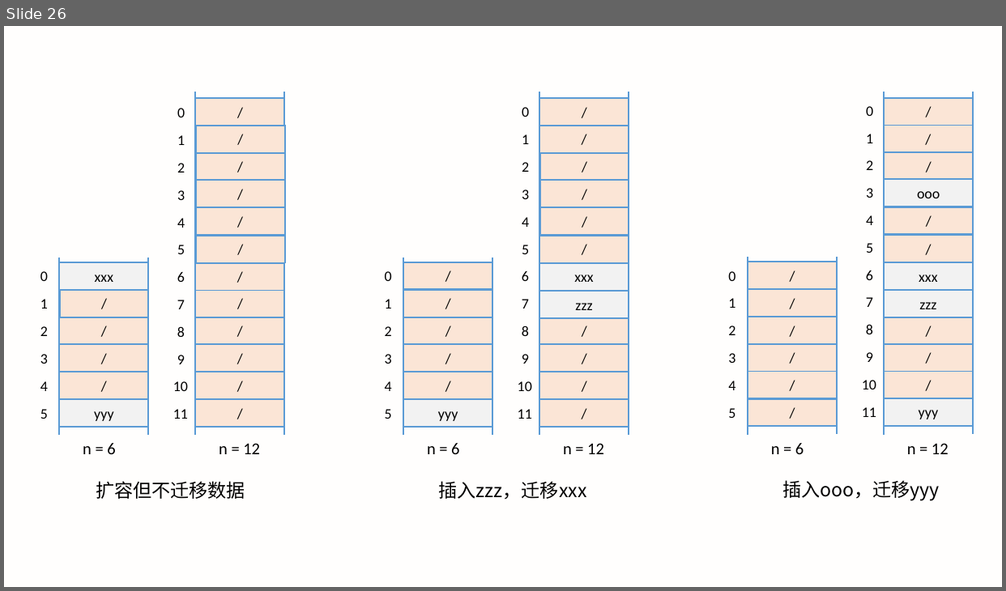
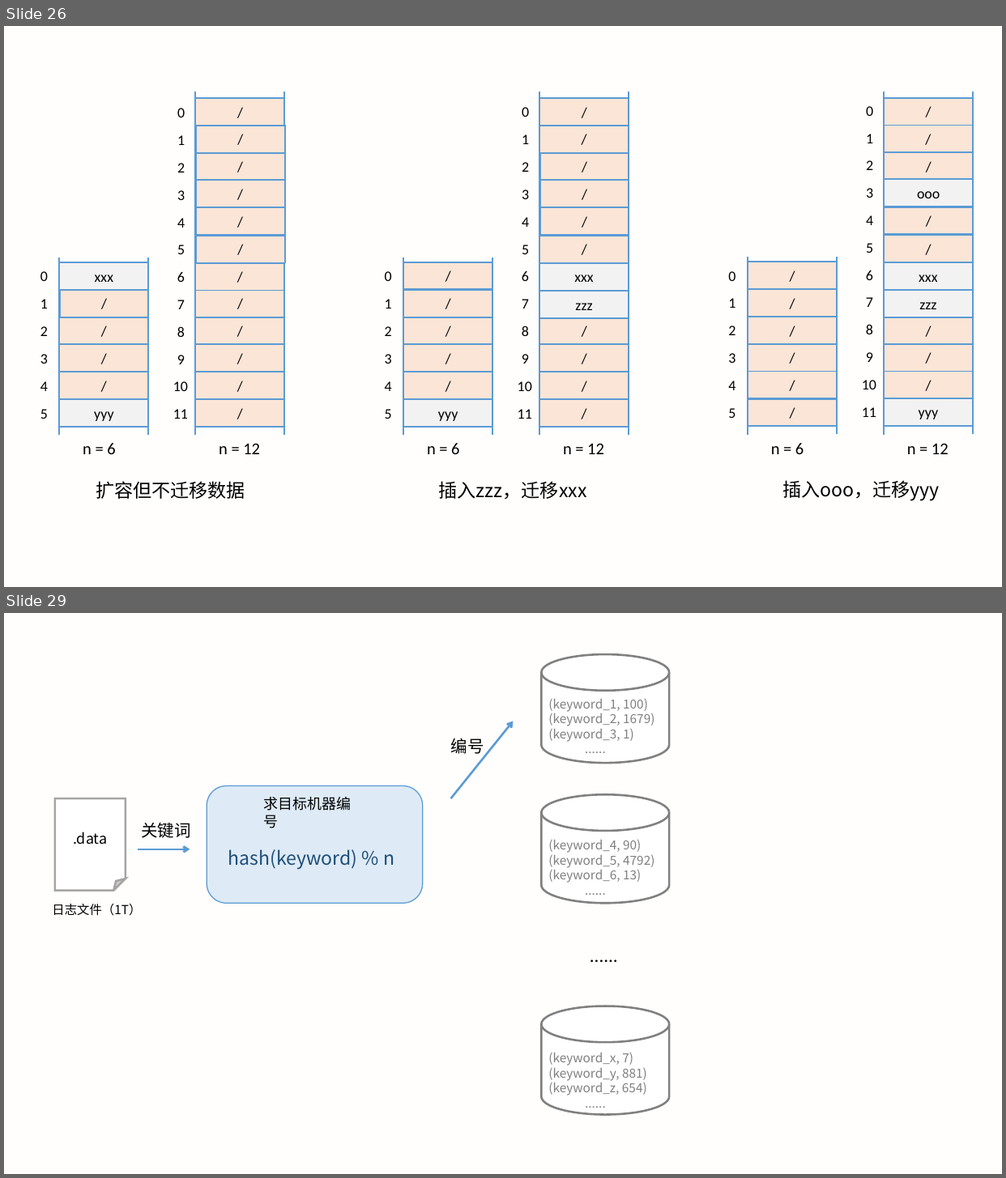
Before and after one commit to LXMAJS/Documents, a slide deck: ForceTree/数据结构和算法/数据结构与算法之美/Images/数据结构与算法之美_笔记配图.pptx. Shown one above the other, each under a label of ours: slide 26 before the commit, slides 26 and 29 after it; the slides between them are not shown. The pictures are 1006x591 and 1006x1178 pixels, drawn with LibreOffice and Linux fonts; fonts in the diff are those of the drawing. Boxes give left, top, right and bottom in pixels: in the first picture for what was removed or moved away, otherwise in the second. Text is boxed around its words. In the diff, an @@ line names an element or a change of style, - is before the commit and + after.

```diff
--- a/ForceTree/数据结构和算法/数据结构与算法之美/Images/数据结构与算法之美_笔记配图.pptx
+++ b/ForceTree/数据结构和算法/数据结构与算法之美/Images/数据结构与算法之美_笔记配图.pptx
@@ slide 29 added at <box>4,613,1002,1174</box>, background #FFF2CC at 4% opacity @@
@@ cylinder added at <box>542,654,670,763</box>, fill #FFFFFF, outline #808080 2 pt @@
@@ text added at <box>548,699,654,742</box>, 12 pt, text #808080 @@
+(keyword_1, 100)
+(keyword_2, 1679)
+(keyword_3, 1)
+......
@@ arrow added from (451, 798) to (513, 721), #5B9BD5 2 pt @@
@@ text added at <box>451,738,484,757</box>, 16 pt, text #000000 @@
+编号
@@ folded corner added at <box>55,798,126,891</box>, fill #FFFFFF, outline #A5A5A5 2 pt, 14 pt, text #000000 @@
+.data
@@ rounded rectangle added at <box>206,786,423,904</box>, fill #DEEBF7, outline #5B9BD5 1 pt @@
@@ text added at <box>263,797,351,828</box>, 14 pt, text #000000 @@
+求目标机器编号
@@ cylinder added at <box>542,795,670,904</box>, fill #FFFFFF, outline #808080 2 pt @@
@@ text added at <box>141,822,190,838</box>, 16 pt, text #000000 @@
+关键词
@@ arrow added from (138, 850) to (189, 850), #5B9BD5 2 pt @@
@@ text added at <box>228,850,394,870</box>, 18 pt, text #1F4E79 @@
+hash(keyword) % n
@@ text added at <box>548,839,654,883</box>, 12 pt, text #808080 @@
+(keyword_4, 90)
+(keyword_5, 4792)
+(keyword_6, 13)
+......
@@ text added at <box>52,904,141,916</box>, 12 pt, text #000000 @@
+日志文件（1T）
@@ text added at <box>582,940,629,970</box>, 18 pt, text #000000 @@
+......
@@ cylinder added at <box>542,1006,670,1114</box>, fill #FFFFFF, outline #808080 2 pt @@
@@ text added at <box>548,1053,647,1096</box>, 12 pt, text #808080 @@
+(keyword_x, 7)
+(keyword_y, 881)
+(keyword_z, 654)
+......
```
Also in this commit, not shown: 1 slide changed, 6 other slides added, 18 other files.
